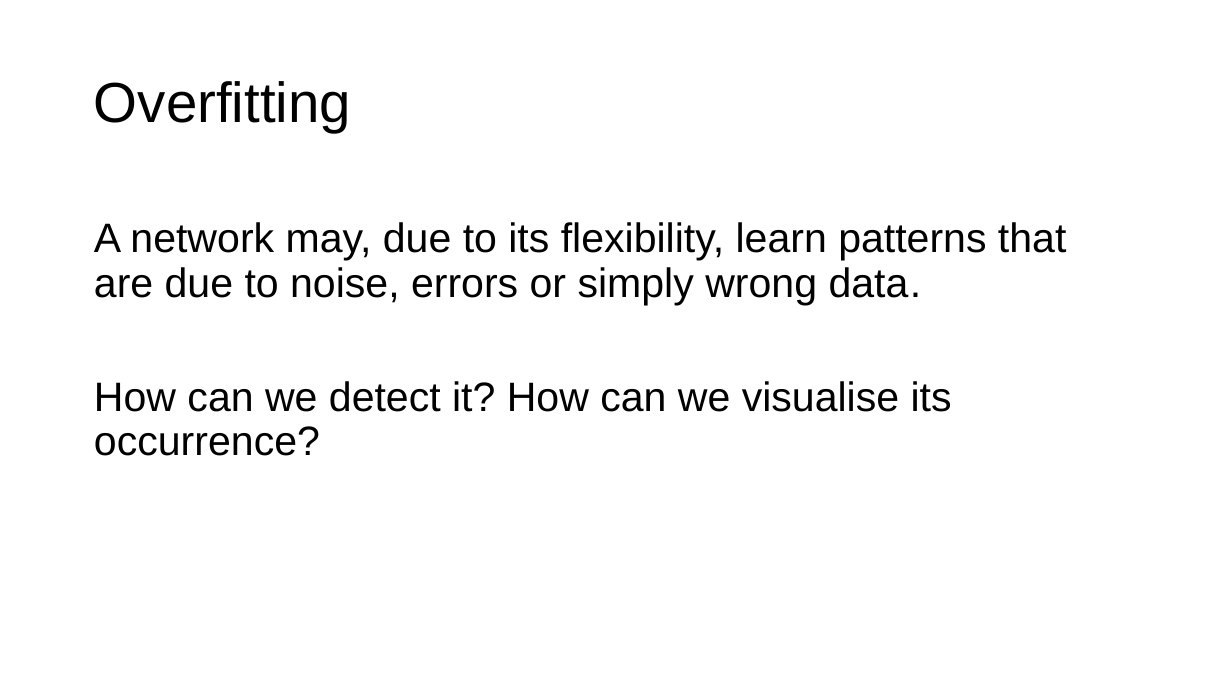
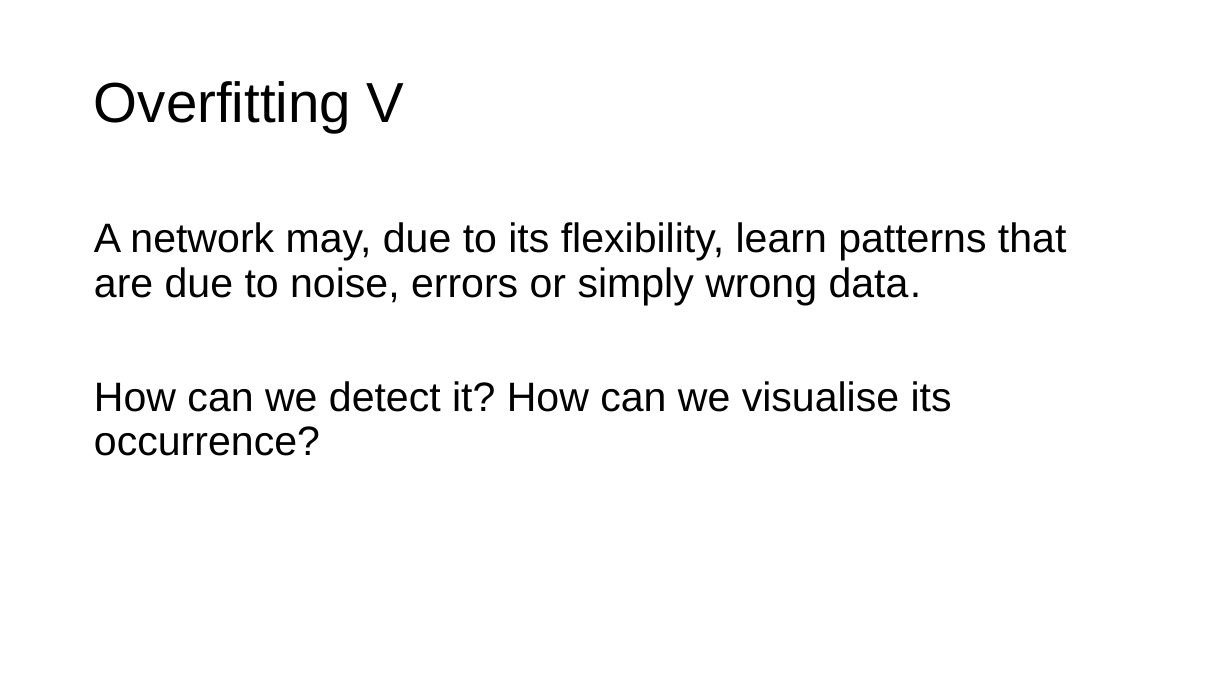
Before and after one commit to toelt-llc/MSCA-ITN-PARENT, a slide deck: slide 8 of DETERMINED2022/Introduction to model validation and unbalanced datasets/DETERMINED2022-toelt-Model_Validation_lecture_michelucci.pptx (slide 2 before the commit). Drawn at 1232x693 pixels with LibreOffice and Linux fonts; fonts in the diff are those of the drawing; background and template pictures are left out. Boxes give left, top, right and bottom in pixels: in the first picture for what was removed or moved away, otherwise in the second. Text is boxed around its words. In the diff, an @@ line names an element or a change of style, - is before the commit and + after.

```diff
--- a/DETERMINED2022/Introduction to model validation and unbalanced datasets/DETERMINED2022-toelt-Model_Validation_lecture_michelucci.pptx
+++ b/DETERMINED2022/Introduction to model validation and unbalanced datasets/DETERMINED2022-toelt-Model_Validation_lecture_michelucci.pptx
@@ title at (x1=94, y1=81, x2=405, y2=132): text changed @@
-Overfitting
+Overfitting V
```
Also in this commit, not shown: 6 other slides changed, 7 slides added, 2 slides removed, 2 other files.
